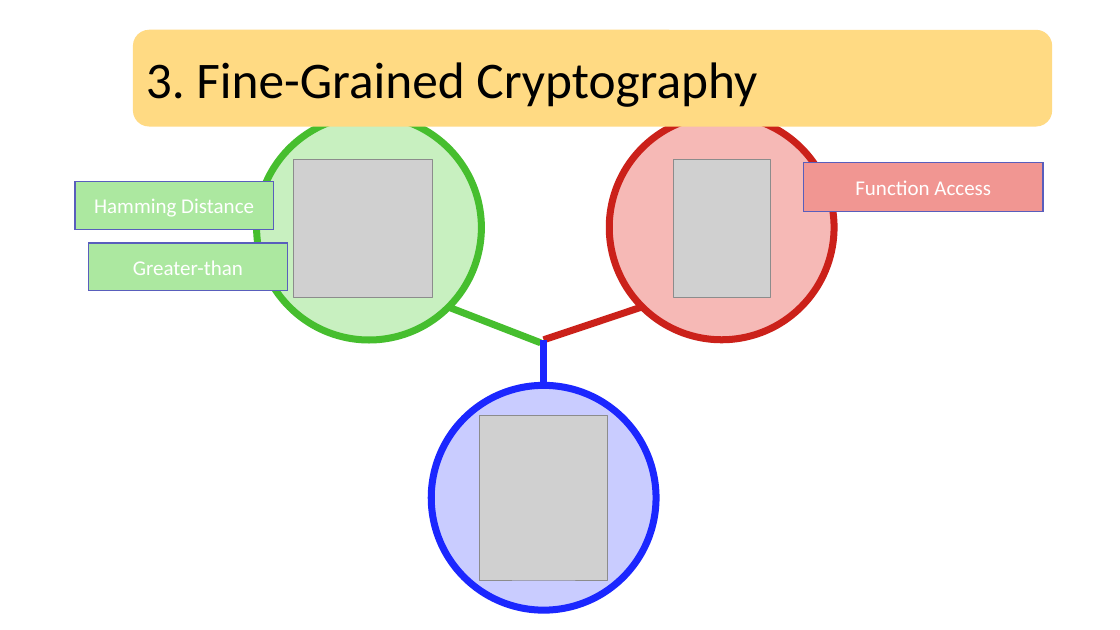
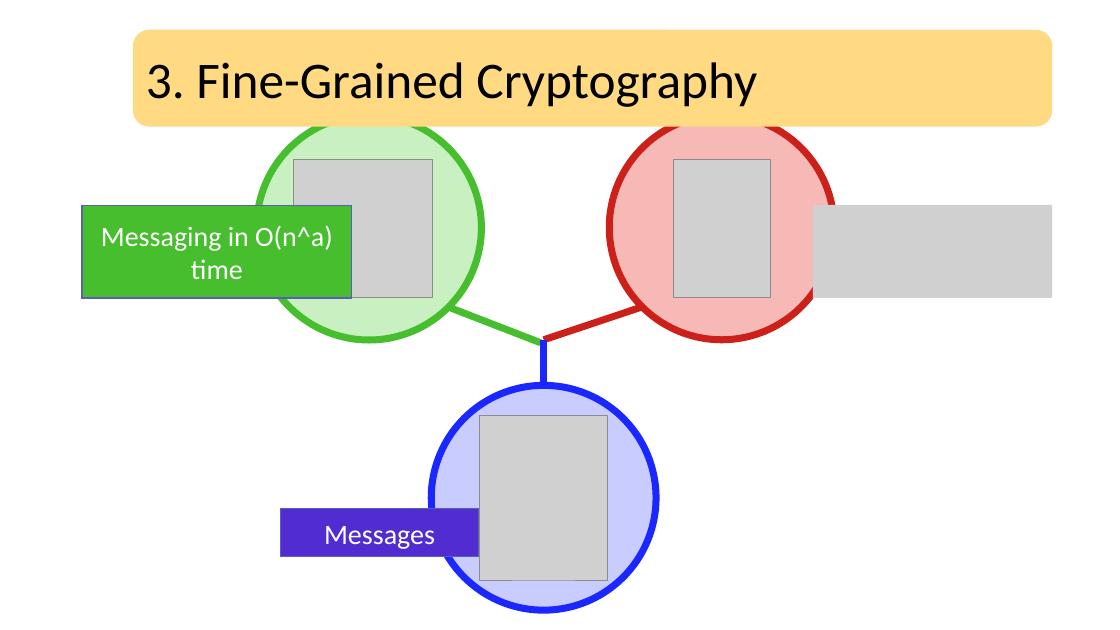
Before and after one commit to riolavigne/thesis, a slide deck: slide 31 of presentation/defense.pptx (slide 25 before the commit). Drawn at 1120x630 pixels with LibreOffice and Linux fonts; fonts in the diff are those of the drawing; grey boxes stand for pictures. Boxes give left, top, right and bottom in pixels: in the first picture for what was removed or moved away, otherwise in the second. Text is boxed around its words. In the diff, an @@ line names an element or a change of style, - is before the commit and + after.

```diff
--- a/presentation/defense.pptx
+++ b/presentation/defense.pptx
@@ rectangle removed at [804, 162, 1044, 212] @@
-Function Access
@@ rectangle "Messaging in O(n^a) time": place and size @@
-rectangle "Messaging in O(n^a) time" at [75, 181, 273, 229]
+rectangle "Messaging in O(n^a) time" at [82, 206, 352, 298]
@@ rectangle "Messaging in O(n^a) time" at [82, 206, 352, 298]: fill #ACE8A0 to #46BE2E @@
@@ picture added at [813, 205, 1053, 298] @@
@@ text in rectangle at [101, 225, 333, 279]: text changed; size 18 to 24 pt @@
-Hamming Distance
+Messaging in O(n^a) time
@@ rectangle removed at [89, 243, 287, 291] @@
-Greater-than
@@ rectangle added at [281, 509, 479, 557], fill #502CD1, outline #5A5FBD 1 pt, 24 pt, text #FFFFFF @@
+Messages
```
Also in this commit, not shown: 10 other slides changed, 12 slides added, 5 other files.
